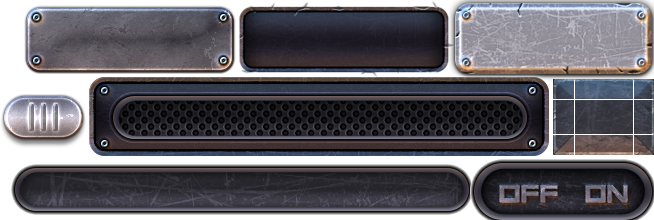
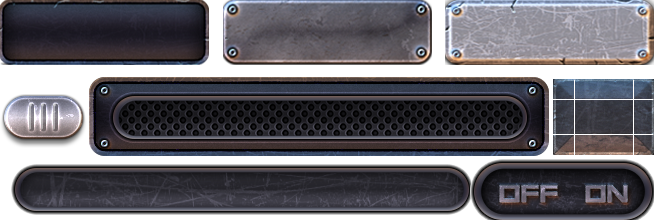
Revision of a layered 654×220 image; what changed, layer by layer:
added layer "Layer 1" above "BUTTON 03" over [0, 0, 209, 65]
painted on "BUTTON 03" over [225, 0, 456, 77]
painted on "BUTTON 02" over [24, 0, 432, 74]
renamed "BUTTON 01" to "Button 1", painted on it over [445, 0, 654, 82]
